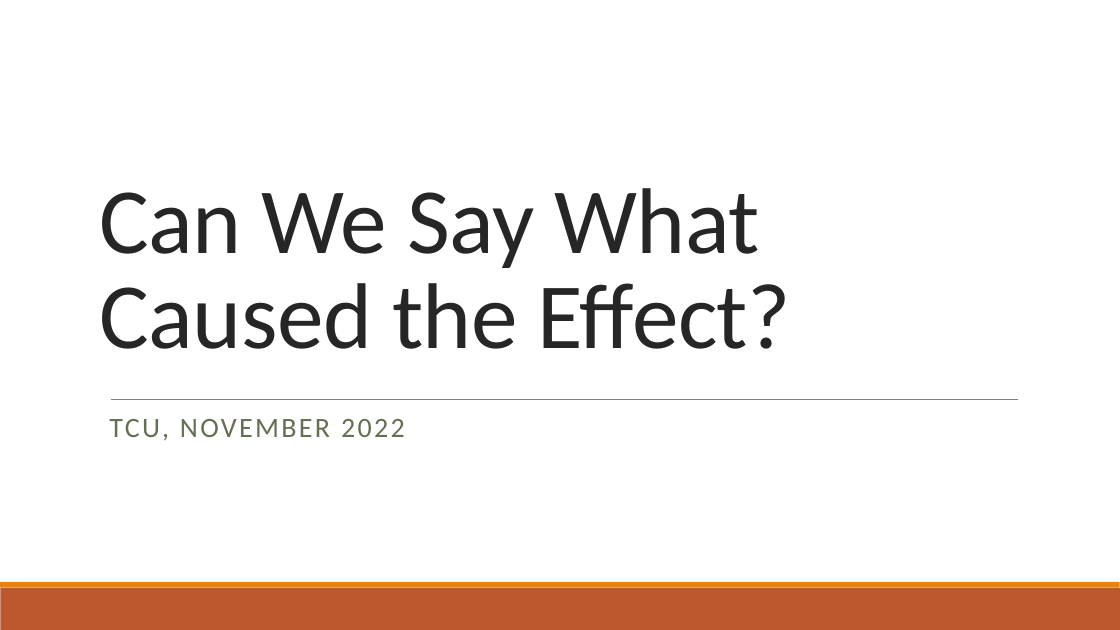
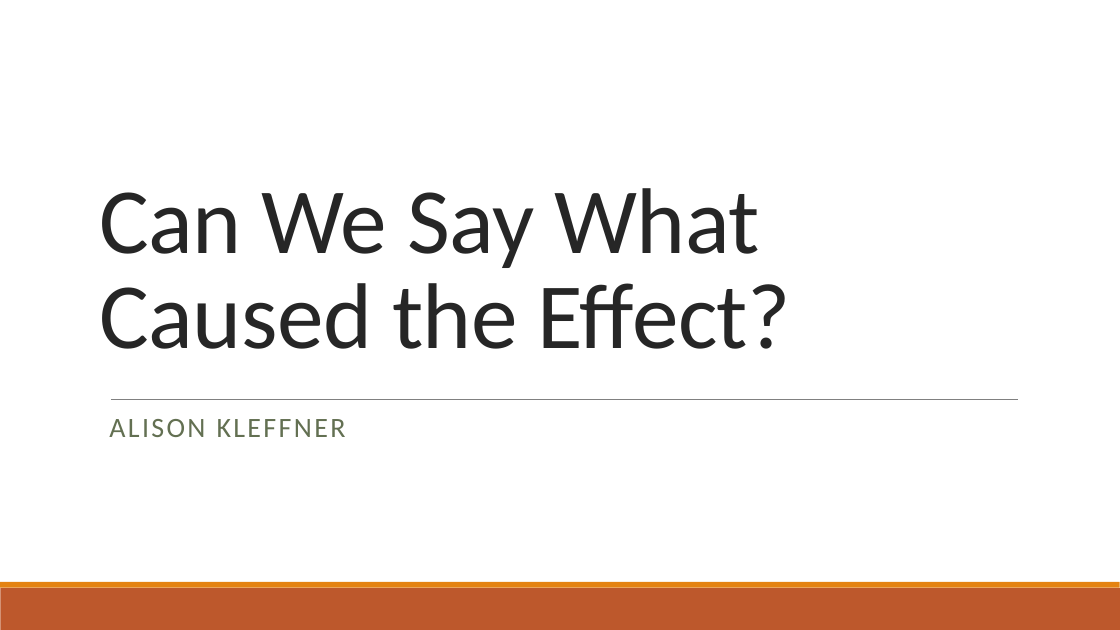
Before and after one commit to alisonkleffner/presentations, a slide deck: slide 1 of job/teaching/teaching-demonstration1.pptx. Drawn at 1120x630 pixels with LibreOffice and Linux fonts; fonts in the diff are those of the drawing. Boxes give left, top, right and bottom in pixels: in the first picture for what was removed or moved away, otherwise in the second. Text is boxed around its words. In the diff, an @@ line names an element or a change of style, - is before the commit and + after.

```diff
--- a/job/teaching/teaching-demonstration1.pptx
+++ b/job/teaching/teaching-demonstration1.pptx
@@ subtitle at bbox=[109, 419, 346, 437]: text changed @@
-TCU, NOVEMBER 2022
+ALISON KLEFFNER
```
Also in this commit, not shown: 2 other slides changed, 5 slides added, 2 other files.
